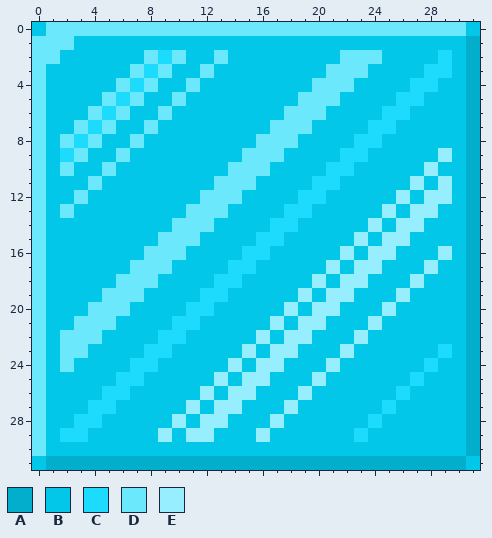
Two states of a pixel-art sprite, pixel/ice.png. Above is the file before it was changed.
The file is 64x64 pixels, drawn in blocks of 2x2; one block is one cell here.
Palette (. is transparent): A #02aecc  B #03c7e9  C #1ddbfc  D #6ce8fd  E #96eefe
Pixels before, first column x 0:
 0 BDDDDDDDDDDDDDDDDDDDDDDDDDDDDDDB
 1 DDDBBBBBBBBBBBBBBBBBBBBBBBBBBBBA
 2 DDBBBBBBDCDBBDBBBBBBBBDDDBBBBCBA
 3 DBBBBBBDCDBBDBBBBBBBBDDDBBBBCCBA
 4 DBBBBBDCDBBDBBBBBBBBDDDBBBBCCBBA
 5 DBBBBDCDBBDBBBBBBBBDDDBBBBCCBBBA
 6 DBBBDCDBBDBBBBBBBBDDDBBBBCCBBBBA
 7 DBBDCDBBDBBBBBBBBDDDBBBBCCBBBBBA
 8 DBDCDBBDBBBBBBBBDDDBBBBCCBBBBBBA
 9 DBCDBBDBBBBBBBBDDDBBBBCCBBBBBEBA
10 DBDBBDBBBBBBBBDDDBBBBCCBBBBBEBBA
11 DBBBDBBBBBBBBDDDBBBBCCBBBBBEBEBA
12 DBBDBBBBBBBBDDDBBBBCCBBBBBEBEEBA
13 DBDBBBBBBBBDDDBBBBCCBBBBBEBEEBBA
14 DBBBBBBBBBDDDBBBBCCBBBBBEBEEBBBA
15 DBBBBBBBBDDDBBBBCCBBBBBEBEEBBBBA
16 DBBBBBBBDDDBBBBCCBBBBBEBEEBBBEBA
17 DBBBBBBDDDBBBBCCBBBBBEBEEBBBEBBA
18 DBBBBBDDDBBBBCCBBBBBEBEEBBBEBBBA
19 DBBBBDDDBBBBCCBBBBBEBEEBBBEBBBBA
20 DBBBDDDBBBBCCBBBBBEBEEBBBEBBBBBA
21 DBBDDDBBBBCCBBBBBEBEEBBBEBBBBBBA
22 DBDDDBBBBCCBBBBBEBEEBBBEBBBBBBBA
23 DBDDBBBBCCBBBBBEBEEBBBEBBBBBBCBA
24 DBDBBBBCCBBBBBEBEEBBBEBBBBBBCBBA
25 DBBBBBCCBBBBBEBEEBBBEBBBBBBCBBBA
26 DBBBBCCBBBBBEBEEBBBEBBBBBBCBBBBA
27 DBBBCCBBBBBEBEEBBBEBBBBBBCBBBBBA
28 DBBCCBBBBBEBEEBBBEBBBBBBCBBBBBBA
29 DBCCBBBBBEBEEBBBEBBBBBBCBBBBBBBA
30 DBBBBBBBBBBBBBBBBBBBBBBBBBBBBBBA
31 BAAAAAAAAAAAAAAAAAAAAAAAAAAAAAAB
Now the later version:
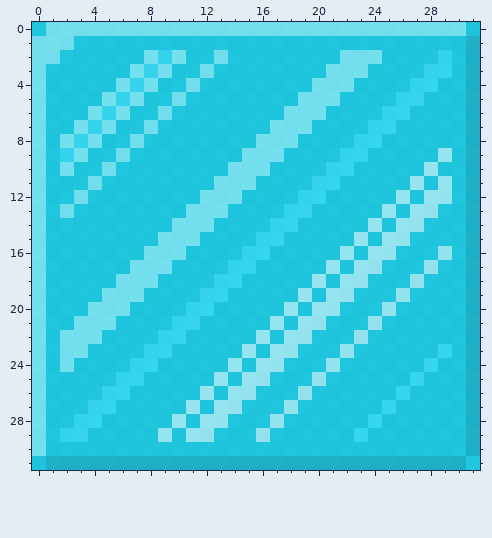
The edit:
colour A: #02aecc -> #02aecccc
colour B: #03c7e9 -> #03c7e9cc
colour C: #1ddbfc -> #1ddbfccc
colour D: #6ce8fd -> #6ce8fdcc
colour E: #96eefe -> #96eefecc
Pixel boxes of the changes (left, top, right, bottom) in both pictures:
changed: (32, 22, 480, 470)
